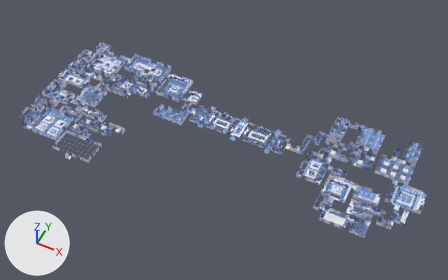
An edit to the glTF model asset/crocotile3d/map4/map4.gltf, drawn before and after from the same camera.
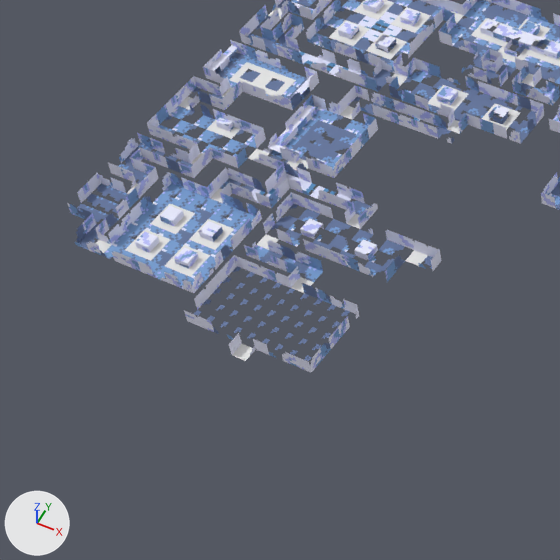
There are two pictures of each version: one whole from a 50 mm camera at (80.7, -385.2, 398.1) aimed at (-74.8, -74.2, 9.4), one close up on the part from 0% to 35% of the width and 20% to 77% of the height. The axes (+X, +Y, +Z) are drawn at lower left. The lights are the same throughout. Vertices at the same position are counted once.
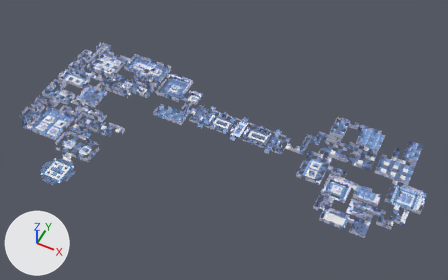
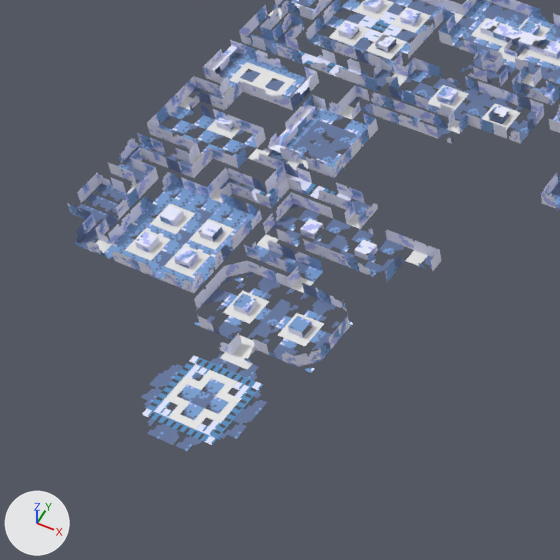
Location of each change, (x1, y1, x2, y2) in pixels of the close-ups (560 x 560 px):
'Mesh_0', reshaped: before (67, 0, 560, 373); after (67, 0, 560, 451)
part 1 of me_mesh_0, added: after (165, 370, 241, 429)
part 2 of me_mesh_0, built on: before (184, 255, 359, 373); after (141, 261, 346, 451)
part 3 of me_mesh_0, surface changed: before (194, 266, 350, 361); after (194, 277, 353, 373)

The edits, one by one:
me_mesh_0 is used by ob_mesh_0; location (0.0, 0.0, 0.0).
me_mesh_0 had 4238 vertices, 5894 faces and spanned x -252.0..92.0, y -144.0..0.0, z 0.0..4.0.
me_mesh_0 now has 4486 vertices, 6218 faces and spans x -252.0..92.0, y -172.0..0.0, z 0.0..4.0.
me_mesh_0 part 1: a new loose piece of 56 vertices spanning x -194.0..-178.0, y -166.0..-150.0, z 0.0, in mat_0 (its picture is missing).
Part 2, on me_mesh_0:
4 vertices are removed from x -204.0..-168.0, y -140.0..-120.0, z 4.0.
48 faces are deleted.
155 vertices are added at x -202.0..-170.0, y -168.0..-122.0, z 0.0..4.0.
8 new vertices lie (-4.0, -4.0, 0.0) away from vertices in x -192.0..-172.0, y -144.0..-124.0, z 0.0.
7 new vertices lie (-4.0, 0.0, 0.0) away from vertices in x -192.0..-176.0, y -148.0..-132.0, z 0.0..4.0.
5 new vertices lie (0.0, -4.0, 0.0) away from vertices in x -196.0..-180.0, y -152.0..-144.0, z 0.0.
5 new vertices lie (0.0, -4.0, 0.0) away from vertices in x -196.0..-180.0, y -160.0..-152.0, z 0.0.
6 new vertices lie (-4.0, -4.0, 0.0) away from vertices in x -196.0..-180.0, y -160.0..-148.0, z 0.0.
5 new vertices lie (4.0, 0.0, 0.0) away from vertices in x -184.0..-176.0, y -168.0..-152.0, z 0.0.
5 new vertices lie (0.0, -4.0, 0.0) away from vertices in x -192.0..-176.0, y -168.0..-164.0, z 0.0.
128 new faces join them, mat_1.
64 new faces join them, mat_0 (its picture is missing).
124 new faces join them, mat_2.
me_mesh_0 part 3: 26 kept faces spanning x -204.0..-168.0, y -140.0..-120.0, z 0.0 get new texture (UV) coordinates.
